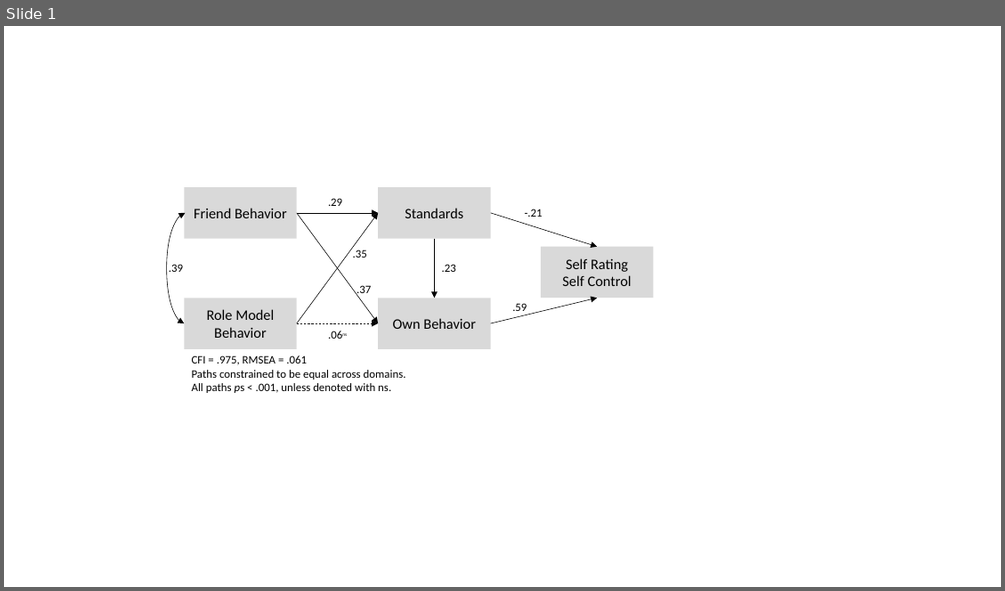
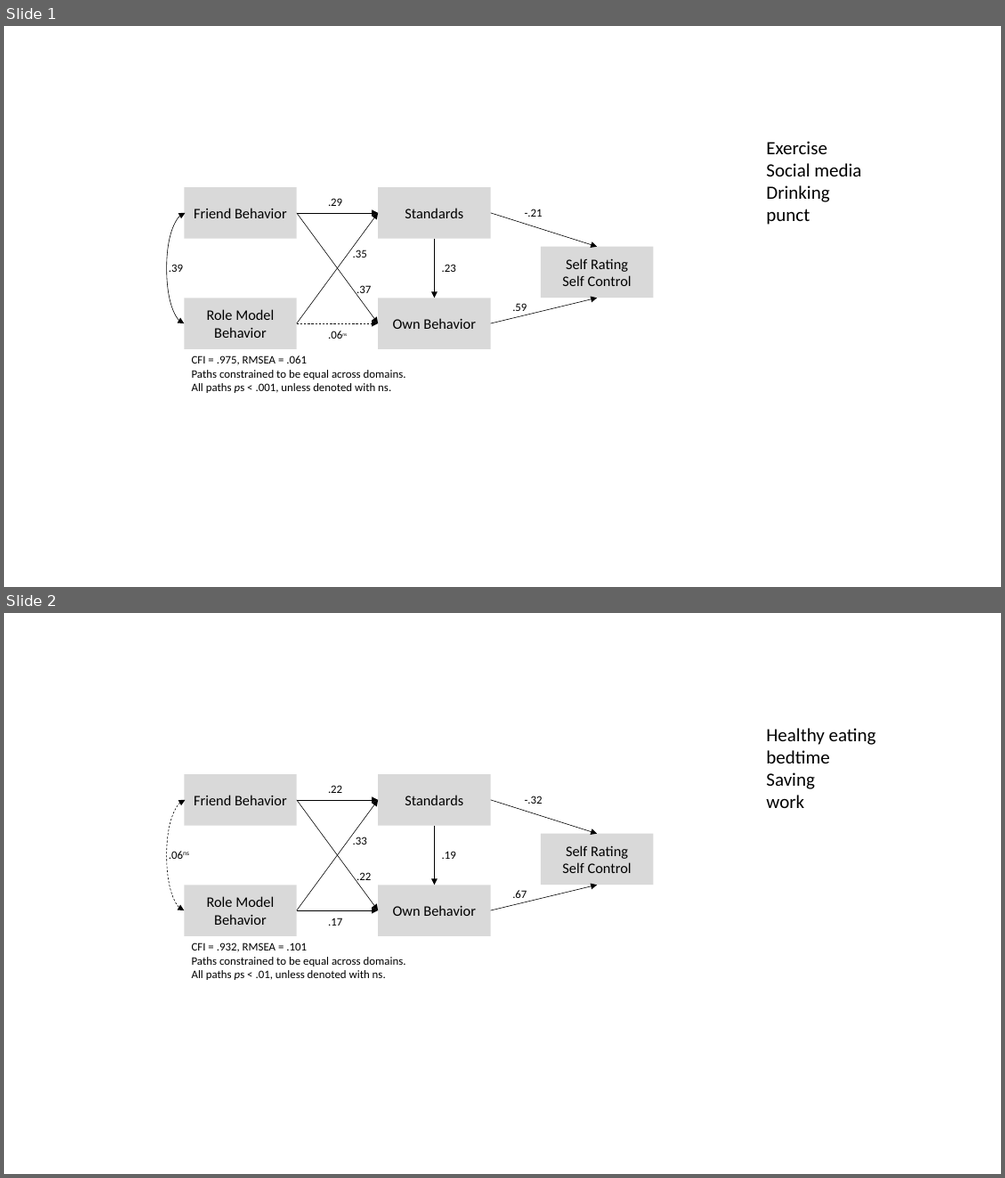
Before and after one commit to lirabenjamin/rolemodels, a slide deck: s2/p3/paths.pptx. Shown one above the other, each under a label of ours: slide 1 before the commit, slides 1 and 2 after it. The pictures are 1005x591 and 1005x1178 pixels, drawn with LibreOffice and Linux fonts; fonts in the diff are those of the drawing. Boxes give left, top, right and bottom in pixels: in the first picture for what was removed or moved away, otherwise in the second. Text is boxed around its words. In the diff, an @@ line names an element or a change of style, - is before the commit and + after.

```diff
--- a/s2/p3/paths.pptx
+++ b/s2/p3/paths.pptx
@@ slide 2 added at [4,613,1001,1174], background #FFFFFF @@
@@ text added at [766,728,876,808], 18 pt, text #000000 @@
+Healthy eating
+bedtime
+Saving
+work
@@ rectangle added at [184,774,297,826], fill #D9D9D9, 14 pt, text #000000 @@
+Friend Behavior
@@ text added at [328,785,342,793], 11 pt, text #000000 @@
+.22
@@ rectangle added at [378,774,491,826], fill #D9D9D9, 14 pt, text #000000 @@
+Standards
@@ text added at [525,795,542,803], 11 pt, text #000000 @@
+-.32
@@ curved double arrow added from (185, 800) to (184, 910), #000000 0.5 pt dashed @@
@@ arrow added from (297, 800) to (378, 800), #000000 0.5 pt @@
@@ arrow added from (297, 800) to (378, 910), #000000 0.5 pt @@
@@ arrow added from (297, 910) to (378, 800), #000000 0.5 pt @@
@@ arrow added from (434, 826) to (434, 884), #000000 0.5 pt @@
@@ arrow added from (491, 800) to (597, 834), #000000 0.5 pt @@
@@ text added at [161,844,198,866], 11 pt, text #000000 @@
+.06ns
@@ text added at [353,836,367,844], 11 pt, text #000000 @@
+.33
@@ text added at [442,851,456,859], 11 pt, text #000000 @@
+.19
@@ rectangle added at [541,834,654,885], fill #D9D9D9, 14 pt, text #000000 @@
+Self Rating
+Self Control
@@ text added at [356,872,371,884], 11 pt, text #000000 @@
+.22
@@ rectangle added at [184,884,297,936], fill #D9D9D9, 14 pt, text #000000 @@
+Role Model Behavior
@@ rectangle added at [378,884,491,936], fill #D9D9D9, 14 pt, text #000000 @@
+Own Behavior
@@ arrow added from (491, 910) to (597, 884), #000000 0.5 pt @@
@@ text added at [512,890,526,898], 11 pt, text #000000 @@
+.67
@@ arrow added from (297, 910) to (378, 910), #000000 0.5 pt @@
@@ text added at [328,917,342,925], 11 pt, text #000000 @@
+.17
@@ text added at [192,942,406,980], 11 pt, text #000000 @@
+CFI = .932, RMSEA = .101
+Paths constrained to be equal across domains.
+All paths ps < .01, unless denoted with ns.
@@ slide 1 changed as well @@
@@ text added at [766,141,861,224], 18 pt, text #000000 @@
+Exercise
+Social media
+Drinking
+punct
```
Also in this commit, not shown: 23 other files.
